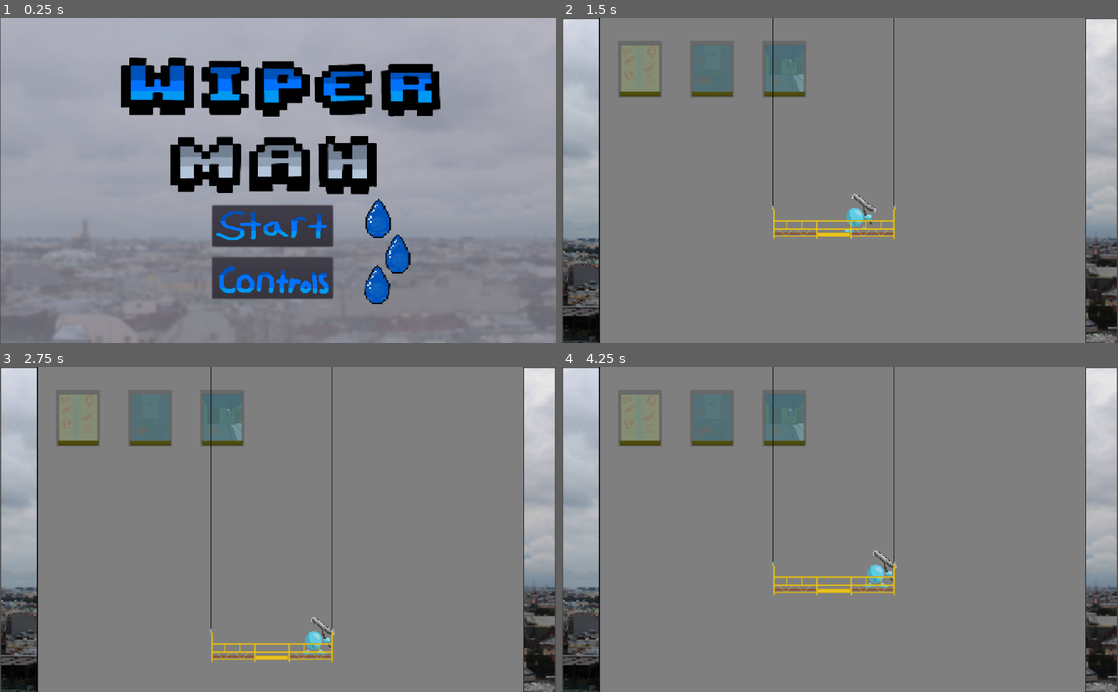
Above: before the commit, frames 1-4 (two rows, left to right).
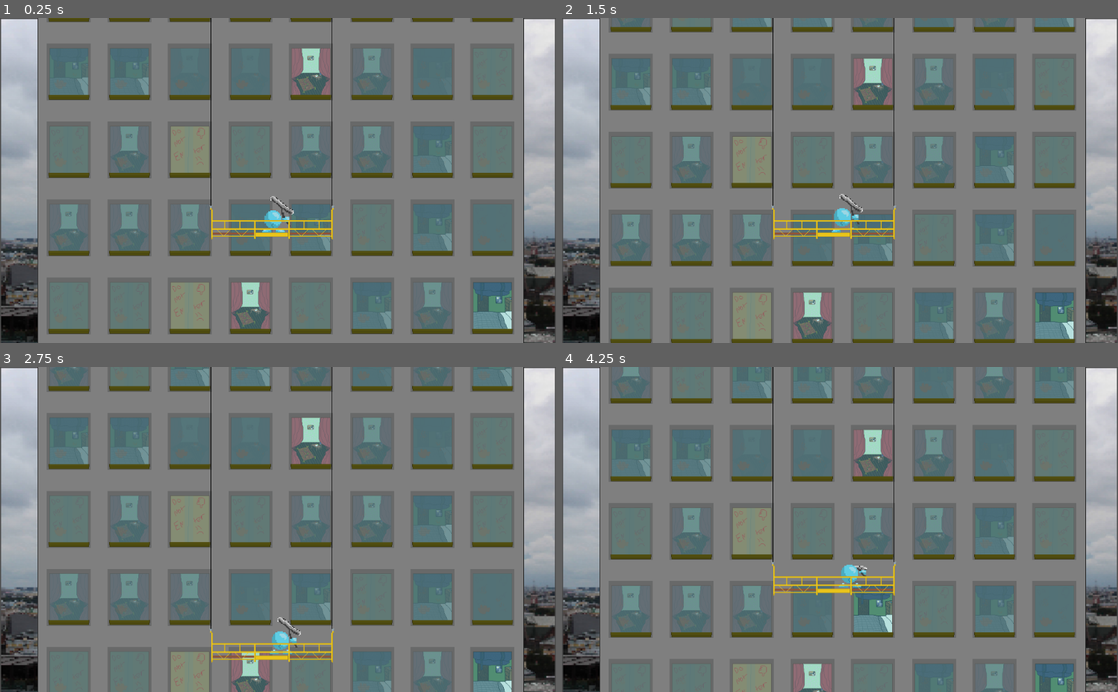
Above: after the commit, the same moments.

Repository: mbowerman828/Game-Jam-1
Game: Godot game, scene res://Scenes/Test.tscn
The game is run twice, just before and just after one commit, with the same random seed, the same clock (stepped at 60 frames per second) and the same inputs. Before the commit the project starts from res://Scenes/Start Menu.tscn. Sound files missing from this copy of the repository are replaced by a short silence.
Inputs (mouse positions are in pixels of both pictures, inside the frame that each line leads up to):
- Up to frame 1 (0.25 s): no input
- Up to frame 2 (1.5 s): click (834, 226) at 0.52 s; hold D (Move_Character_Right) from 1.28 s (still down); tap Space (Wipe) at 1.35 s
- Up to frame 3 (2.75 s): release D (Move_Character_Right) at 2.03 s; hold Down (Move_Lift_Down) from 2.03 s (still down); tap Space (Wipe) at 2.1 s
- Up to frame 4 (4.25 s): release Down (Move_Lift_Down) at 2.78 s; hold D (Move_Character_Right) 2.78-3.53 s; tap Space (Wipe) at 2.85, 3.6 s; hold Up (Move_Lift_Up) from 3.53 s (still down)

The runs differ from the first frame. In frame 1, 81% of the frame differs, in the area x 0-100%, y 0-100%; in frame 2, 35%; in frame 3, 36%; in frame 4, 36%.

Commit message:
Add files via upload

Diff:
--- /dev/null
+++ b/Scenes/FloorObject.tscn
@@ -0,0 +1,48 @@
+[gd_scene load_steps=5 format=2]
+
+[ext_resource path="res://Scripts/FloorObject.gd" type="Script" id=1]
+[ext_resource path="res://Scenes/Window.tscn" type="PackedScene" id=2]
+[ext_resource path="res://Visuals/Building Wall.png" type="Texture" id=3]
+
+[sub_resource type="RectangleShape2D" id=1]
+extents = Vector2( 1, 1 )
+
+[node name="FloorObject" type="KinematicBody2D"]
+collision_layer = 0
+collision_mask = 0
+script = ExtResource( 1 )
+
+[node name="CollisionShape2D" type="CollisionShape2D" parent="."]
+shape = SubResource( 1 )
+
+[node name="Sprite" type="Sprite" parent="."]
+scale = Vector2( 1.274, 0.25 )
+texture = ExtResource( 3 )
+
+[node name="Window" parent="." instance=ExtResource( 2 )]
+position = Vector2( -390, 0 )
+
+[node name="Window2" parent="." instance=ExtResource( 2 )]
+position = Vector2( -278.571, 0 )
+
+[node name="Window3" parent="." instance=ExtResource( 2 )]
+position = Vector2( -167.142, 0 )
+
+[node name="Window4" parent="." instance=ExtResource( 2 )]
+position = Vector2( -55.714, 0 )
+
+[node name="Window5" parent="." instance=ExtResource( 2 )]
+position = Vector2( 55.714, 0 )
+
+[node name="Window6" parent="." instance=ExtResource( 2 )]
+position = Vector2( 168.142, 0 )
+
+[node name="Window7" parent="." instance=ExtResource( 2 )]
+position = Vector2( 279.571, 0 )
+
+[node name="Window8" parent="." instance=ExtResource( 2 )]
+position = Vector2( 390, 0 )
+
+[node name="VisibilityNotifier2D" type="VisibilityNotifier2D" parent="."]
+
+[connection signal="screen_exited" from="VisibilityNotifier2D" to="." method="_on_VisibilityNotifier2D_screen_exited"]
--- a/Scenes/Player.tscn
+++ b/Scenes/Player.tscn
@@ -1,6 +1,5 @@
 [gd_scene load_steps=24 format=2]
 
-[ext_resource path="res://Sounds/Footstep1.wav" type="AudioStream" id=1]
 [ext_resource path="res://Scripts/Player.gd" type="Script" id=2]
 [ext_resource path="res://Visuals/Character Sprite Sheet.png" type="Texture" id=3]
 
@@ -22,6 +21,10 @@
 [sub_resource type="AtlasTexture" id=16]
 atlas = ExtResource( 3 )
 region = Rect2( 320, 0, 64, 64 )
+
+[sub_resource type="AtlasTexture" id=17]
+atlas = ExtResource( 3 )
+region = Rect2( 0, 0, 64, 64 )
 
 [sub_resource type="AtlasTexture" id=12]
 atlas = ExtResource( 3 )
@@ -82,15 +85,15 @@
 "name": "Idle",
 "speed": 5.0
 }, {
-"frames": [ SubResource( 14 ), SubResource( 15 ), SubResource( 16 ), SubResource( 15 ) ],
+"frames": [ SubResource( 14 ), SubResource( 15 ), SubResource( 16 ), SubResource( 17 ) ],
 "loop": true,
 "name": "WalkingLeft",
-"speed": 4.0
+"speed": 5.0
 }, {
 "frames": [ SubResource( 12 ), SubResource( 7 ), SubResource( 6 ), SubResource( 18 ) ],
 "loop": true,
 "name": "WalkingRight",
-"speed": 4.0
+"speed": 5.0
 }, {
 "frames": [ SubResource( 8 ), SubResource( 9 ), SubResource( 10 ), SubResource( 11 ), SubResource( 20 ), SubResource( 21 ), SubResource( 22 ), SubResource( 23 ), SubResource( 24 ) ],
 "loop": false,
@@ -123,14 +126,4 @@
 position = Vector2( 2, -17 )
 shape = SubResource( 19 )
 
-[node name="Footsteps" type="AudioStreamPlayer2D" parent="."]
-position = Vector2( 0, -6 )
-scale = Vector2( 2.0625, 2 )
-stream = ExtResource( 1 )
-volume_db = -5.0
-bus = "Footsteps"
-
-[node name="Timer" type="Timer" parent="."]
-one_shot = true
-
 [connection signal="animation_finished" from="AnimatedSprite" to="." method="_on_AnimatedSprite_animation_finished"]
--- /dev/null
+++ b/Scenes/SceneManager.gd
@@ -0,0 +1,37 @@
+extends Node2D
+
+export(PackedScene) var floorObject
+
+var floorSpeed
+
+# Called when the node enters the scene tree for the first time.
+func _ready():
+		$WipermanLoop.play()
+		floorSpeed = 15
+		summonFloor(517,528)
+		summonFloor(517,384)
+		summonFloor(517,240)
+		summonFloor(517,96)
+		summonFloor(517,-48)
+		$FloorCreationTimer.start()
+
+
+func _on_FloorCreationTimer_timeout():
+	summonFloor(517,-48)
+
+func summonFloor(startingX: int, startingY: int):
+
+	var floorToSummon = floorObject.instance()
+
+	floorToSummon.position.x = startingX
+	floorToSummon.position.y = startingY
+
+	floorToSummon.velocity.y = floorSpeed
+
+	floorToSummon.z_index = 2
+
+	add_child(floorToSummon)
+
+# Called every frame. 'delta' is the elapsed time since the previous frame.
+#func _process(delta):
+#	pass
--- a/Scenes/Test.tscn
+++ b/Scenes/Test.tscn
@@ -1,17 +1,17 @@
-[gd_scene load_steps=10 format=2]
+[gd_scene load_steps=9 format=2]
 
 [ext_resource path="res://Scenes/Player.tscn" type="PackedScene" id=1]
 [ext_resource path="res://Scenes/Lift.tscn" type="PackedScene" id=2]
-[ext_resource path="res://Visuals/Building Wall.png" type="Texture" id=3]
 [ext_resource path="res://Visuals/Background.png" type="Texture" id=4]
-[ext_resource path="res://Scenes/Window.tscn" type="PackedScene" id=5]
-[ext_resource path="res://Scripts/SceneManager.gd" type="Script" id=6]
+[ext_resource path="res://Scenes/SceneManager.gd" type="Script" id=6]
 [ext_resource path="res://Sounds/Wiperman Loop.wav" type="AudioStream" id=7]
 [ext_resource path="res://Sounds/Wiperman Startup.wav" type="AudioStream" id=8]
 [ext_resource path="res://Sounds/Wiperman Ending.wav" type="AudioStream" id=9]
+[ext_resource path="res://Scenes/FloorObject.tscn" type="PackedScene" id=10]
 
 [node name="Test" type="Node2D"]
 script = ExtResource( 6 )
+floorObject = ExtResource( 10 )
 
 [node name="ParallaxBackground" type="ParallaxBackground" parent="."]
 
@@ -24,20 +24,6 @@
 
 [node name="ParallaxLayer2" type="ParallaxLayer" parent="ParallaxBackground"]
 
-[node name="Sprite" type="Sprite" parent="ParallaxBackground/ParallaxLayer2"]
-position = Vector2( 517, 295 )
-scale = Vector2( 1.27415, 1.22396 )
-texture = ExtResource( 3 )
-
-[node name="Window" parent="." instance=ExtResource( 5 )]
-position = Vector2( 277, 94 )
-
-[node name="Window2" parent="." instance=ExtResource( 5 )]
-position = Vector2( 144, 94 )
-
-[node name="Window3" parent="." instance=ExtResource( 5 )]
-position = Vector2( 410, 94 )
-
 [node name="Player" parent="." instance=ExtResource( 1 )]
 position = Vector2( 504, 371 )
 
@@ -46,16 +32,14 @@
 
 [node name="Startup" type="AudioStreamPlayer2D" parent="."]
 stream = ExtResource( 8 )
-bus = "In Game Theme"
 
 [node name="WipermanLoop" type="AudioStreamPlayer2D" parent="."]
-position = Vector2( 0, 4 )
 stream = ExtResource( 7 )
-bus = "In Game Theme"
 
 [node name="Ending" type="AudioStreamPlayer2D" parent="."]
-position = Vector2( -2, -2 )
 stream = ExtResource( 9 )
 
-[connection signal="finished" from="Startup" to="." method="_on_Startup_finished"]
-[connection signal="finished" from="WipermanLoop" to="." method="_on_WipermanLoop_finished"]
+[node name="FloorCreationTimer" type="Timer" parent="."]
+wait_time = 8.0
+
+[connection signal="timeout" from="FloorCreationTimer" to="." method="_on_FloorCreationTimer_timeout"]
--- /dev/null
+++ b/Scripts/FloorObject.gd
@@ -0,0 +1,22 @@
+extends KinematicBody2D
+
+
+var velocity : Vector2 = Vector2()
+
+
+# Called when the node enters the scene tree for the first time.
+func _ready():
+	pass # Replace with function body.
+
+
+
+
+# Called every frame. 'delta' is the elapsed time since the previous frame.
+#func _process(delta):
+#	pass
+
+func _physics_process(delta):
+	velocity = move_and_slide(velocity)
+
+func _on_VisibilityNotifier2D_screen_exited():
+	queue_free()
--- /dev/null
+++ b/Scripts/FloorsLayer.gd
@@ -0,0 +1,6 @@
+extends Node
+
+
+# Called every frame. 'delta' is the elapsed time since the previous frame.
+#func _process(delta):
+#	pass
--- a/Scripts/Lift.gd
+++ b/Scripts/Lift.gd
@@ -1,6 +1,7 @@
 extends KinematicBody2D
 
-var speed = 200
+export var speed = 200
+
 var velocity = Vector2.ZERO
 
 var staticHorizontalPos: float = 0
@@ -15,7 +16,9 @@
 
 var minVerticalPosition : float = -20000
 
-onready var LiftSound = $LiftSound
+
+func _ready():
+	z_index = 1001
 
 func get_input():
 	velocity = Vector2.ZERO
--- a/Scripts/Player.gd
+++ b/Scripts/Player.gd
@@ -4,7 +4,8 @@
 
 var score : int = 0
 
-var speed : int = 200
+export var liftSpeed : int = 200
+export var speed : int = 200
 
 var relativePos : float = 0
 
@@ -22,6 +23,7 @@
 
 var minVerticalPosition : float = -20000
 
+var currentlyCleaning
 
 var velocity : Vector2 = Vector2()
 
@@ -29,67 +31,63 @@
 
 func _ready():
 	$AnimatedSprite.play("Idle")
-	$Timer.start(.75)
-
+	z_index = 1000
+	currentlyCleaning = false
 
 func _getInput():
 
 	velocity = Vector2.ZERO
 
 	if Input.is_action_just_pressed("Wipe"):
+		currentlyCleaning = true
 		do_clean_attempt()
+
 	else:
 		#Duplicate lift movement to player so they move together
 
 		if Input.is_action_pressed("Move_Lift_Right"):
 			if staticHorizontalPos < maxHorizontalPosition:
-				velocity.x += speed
-				staticHorizontalPos += speed
+				velocity.x += liftSpeed
+				staticHorizontalPos += liftSpeed
 
 		if Input.is_action_pressed("Move_Lift_Left"):
 			if staticHorizontalPos> minHorizontalPosition:
-				velocity.x -= speed
-				staticHorizontalPos -= speed
+				velocity.x -= liftSpeed
+				staticHorizontalPos -= liftSpeed
 
 
 		if Input.is_action_pressed("Move_Lift_Down"):
 			if staticVerticalPos < maxVerticalPosition:
-				velocity.y += speed
-				staticVerticalPos += speed
+				velocity.y += liftSpeed
+				staticVerticalPos += liftSpeed
 
 		if Input.is_action_pressed("Move_Lift_Up"):
 			if staticVerticalPos > minVerticalPosition:
-				velocity.y -= speed
-				staticVerticalPos -= speed
+				velocity.y -= liftSpeed
+				staticVerticalPos -= liftSpeed
 
-		#velocity = velocity.normalized() * speed
+
 
 
 		# Add player specific left-right movement to allow player to move relative to the lift
-
-		if Input.is_action_pressed("Move_Character_Right"):
-			if $Timer.time_left <= 0:
-				$Timer.start(.5)
-				$Footsteps.play()
-			$AnimatedSprite.play("WalkingRight")
-			if relativePos < maxRelativePos:
-				velocity.x += speed
-				relativePos += speed
+		if not currentlyCleaning:
+			if Input.is_action_pressed("Move_Character_Right"):
+				$AnimatedSprite.play("WalkingRight")
+				if relativePos < maxRelativePos:
+					velocity.x += speed
+					relativePos += speed
 
 
-		if Input.is_action_pressed("Move_Character_Left"):
-			if $Timer.time_left <= 0:
-				$Timer.start(.5)
-				$Footsteps.play()
-			$AnimatedSprite.play("WalkingLeft")
-			if relativePos > (maxRelativePos * -1):
-				velocity.x -= speed
-				relativePos -= speed
+			if Input.is_action_pressed("Move_Character_Left"):
+				$AnimatedSprite.play("WalkingLeft")
+				if relativePos > (maxRelativePos * -1):
+					velocity.x -= speed
+					relativePos -= speed
 
-		if Input.is_action_just_released("Move_Character_Left"):
-			$AnimatedSprite.play("Idle")
-		if Input.is_action_just_released("Move_Character_Right"):
+			if Input.is_action_just_released("Move_Character_Left"):
 				$AnimatedSprite.play("Idle")
+			if Input.is_action_just_released("Move_Character_Right"):
+					$AnimatedSprite.play("Idle")
 
 
 
@@ -110,6 +108,6 @@
 
 
 
-
 func _on_AnimatedSprite_animation_finished():
 	$AnimatedSprite.play("Idle")
+	currentlyCleaning = false
--- /dev/null
+++ b/default_env.tres
@@ -0,0 +1,7 @@
+[gd_resource type="Environment" load_steps=2 format=2]
+
+[sub_resource type="ProceduralSky" id=1]
+
+[resource]
+background_mode = 2
+background_sky = SubResource( 1 )
--- a/project.godot
+++ b/project.godot
@@ -11,12 +11,8 @@
 [application]
 
 config/name="Game Jam"
-run/main_scene="res://Scenes/Start Menu.tscn"
+run/main_scene="res://Scenes/Test.tscn"
 config/icon="res://Visuals/icon.png"
-
-[audio]
-
-default_bus_layout=""
 
 [gui]
 
@@ -70,3 +66,7 @@
 
 common/enable_pause_aware_picking=true
 2d/default_gravity_vector=Vector2( 0, 0 )
+
+[rendering]
+
+environment/default_environment="res://default_env.tres"
